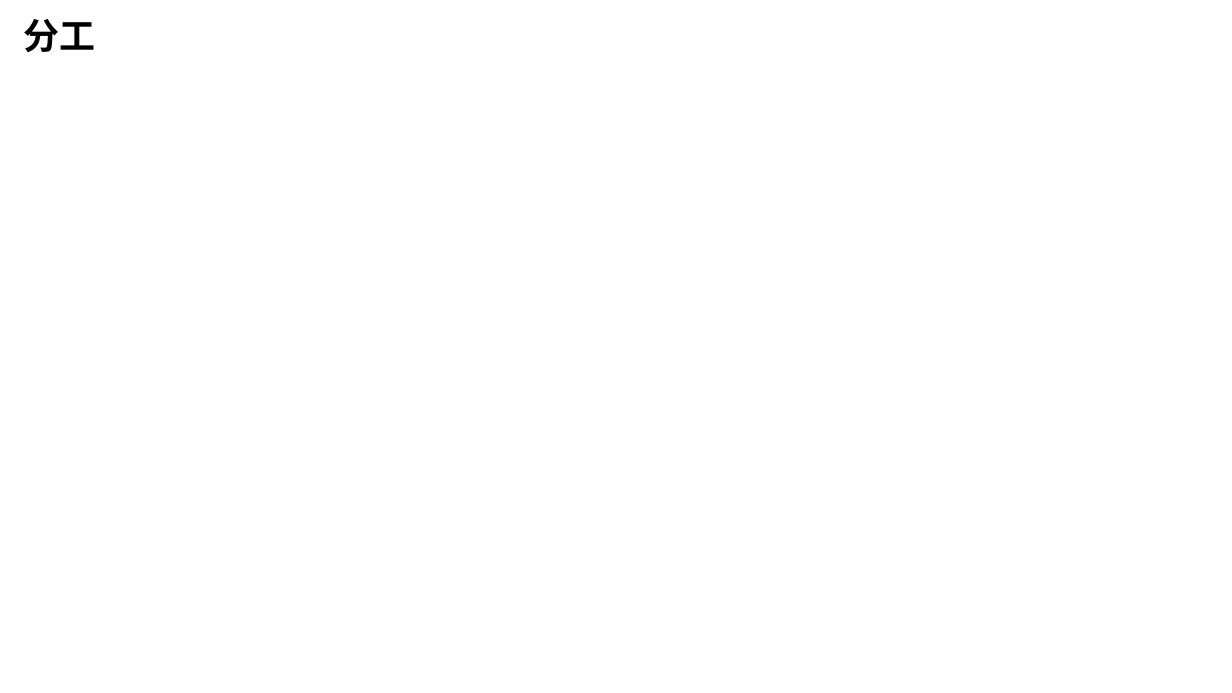
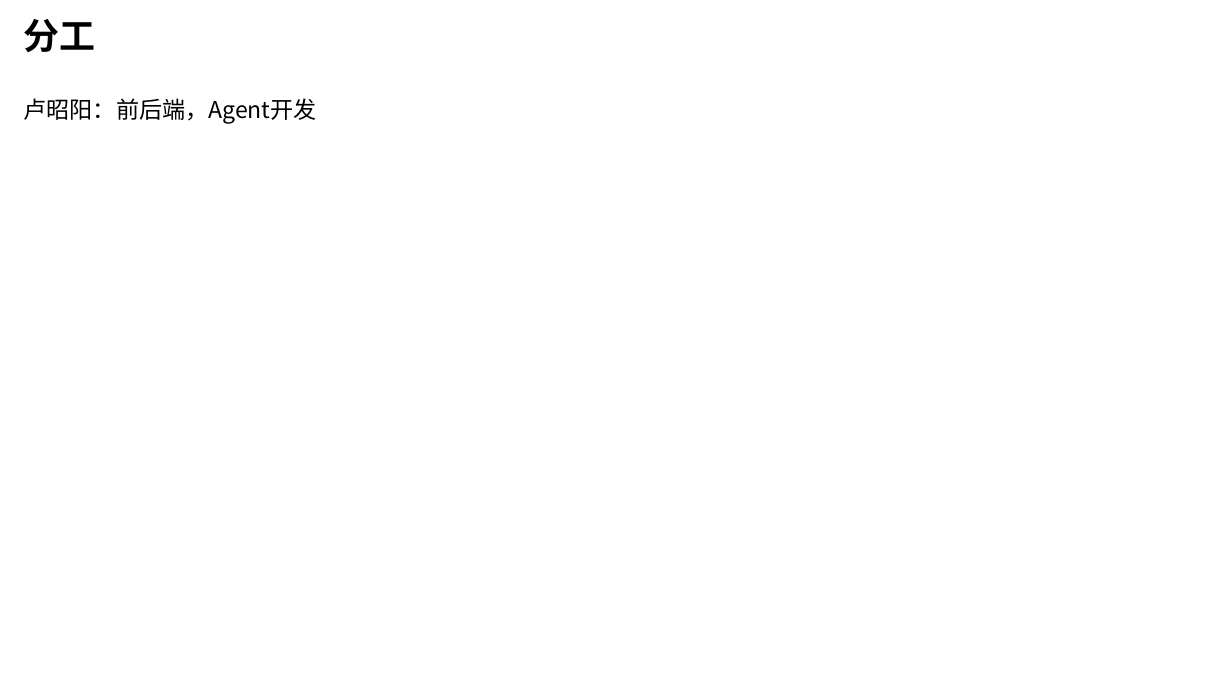
Before and after one commit to shaochang123/SteamGenieAgent, a slide deck: slide 6 of ppt.pptx (slide 5 before the commit). Drawn at 1232x693 pixels with LibreOffice and Linux fonts; fonts in the diff are those of the drawing. Boxes give left, top, right and bottom in pixels: in the first picture for what was removed or moved away, otherwise in the second. Text is boxed around its words. In the diff, an @@ line names an element or a change of style, - is before the commit and + after.

```diff
--- a/ppt.pptx
+++ b/ppt.pptx
@@ text added at (24,98,317,123), 18 pt, text #000000 @@
+卢昭阳：前后端，Agent开发
```
Also in this commit, not shown: 2 other slides changed, 1 slide added.
